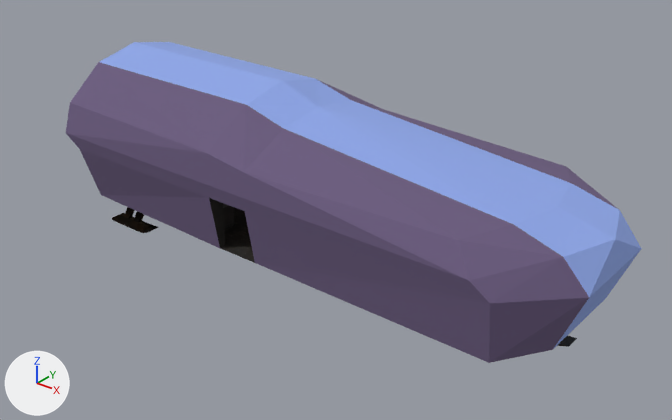
The glTF model ship/Ship2.glb: old version first, new version second.
One viewpoint serves both versions: a 50 mm lens placed at (50.1, -54.3, 35.8), pointed at (8.8, -2.7, 3.9). Lighting does not change. The marker at lower left points along +X, +Y and +Z. Where no turn or scale is listed for an object, it has been applied to the vertices. Vertices at the same position are counted once.

Objects in the first picture: 'Chassis', 'LandingGear.Front'.
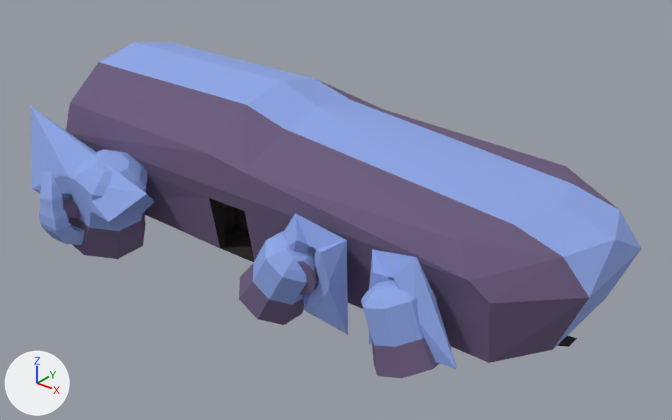
The change in detail:
Picture 'thrusters_albedo' (img_thrusters_albedo) is new.
Material 'ExteriorSecondary.001' (mat_exteriorsecondary_001) is new.
Its base color is (0.274, 0.386, 0.8) (blue #8fa7e7).
Its roughness is 1.0.
Material 'Thrusters' (mat_thrusters) is new.
Its texture is img_thrusters_albedo.
Its roughness is 1.0.
Material 'Exterior.001' (mat_exterior_001) is new.
Its base color is (0.145, 0.105, 0.208) (purple #6a5b7e).
Its roughness is 1.0.
me_cube_004 has 92 vertices, 168 faces and spans x -2.2..2.8, y -14.5..0.5, z -0.5..1.2.
me_cube_004 is used by ob_landinggear_front; location (-11.31, 7.0, -1.59).
me_cube_004 part 1: the loose piece of 46 vertices spanning x -2.2..2.8, y -14.5..-12.9, z -0.5..1.2 is deleted.
Mesh me_cube_009 is new.
It has 172 vertices, 336 faces and spans x -4.51..3.46, y -3.71..0.58, z -4.55..4.09.
Faces by material slot: [6, 110, 220].
It uses material mat_thrusters (picture img_thrusters_albedo).
It uses material mat_exteriorsecondary_001 (blue #8fa7e7).
It uses material mat_exterior_001 (purple #6a5b7e).
Mesh me_cube_010 is new.
It has 172 vertices, 336 faces and spans x -3.38..4.59, y -3.72..0.57, z -4.53..4.11.
Faces by material slot: [6, 220, 110].
It uses material mat_thrusters (picture img_thrusters_albedo).
It uses material mat_exterior_001 (purple #6a5b7e).
It uses material mat_exteriorsecondary_001 (blue #8fa7e7).
Mesh me_cube is new.
It has 170 vertices, 353 faces and spans x -7.06..7.11, y -7.87..1.52, z -2.84..6.88.
Faces by material slot: [3, 150, 200].
It uses material mat_thrusters (picture img_thrusters_albedo).
It uses material mat_exterior_001 (purple #6a5b7e).
It uses material mat_exteriorsecondary_001 (blue #8fa7e7).
Mesh me_cylinder_006 is new.
It has 72 vertices, 140 faces and spans x -2.3..3.56, y -2.43..3.51, z -4.31..2.05.
Faces by material slot: [54, 70, 16].
It uses material mat_thrusters (picture img_thrusters_albedo).
It uses material mat_exteriorsecondary_001 (blue #8fa7e7).
It uses material mat_exterior_001 (purple #6a5b7e).
Mesh me_cylinder_005 is new.
It has 72 vertices, 140 faces and spans x -3.96..2.3, y -2.43..3.51, z -4.42..2.06.
Faces by material slot: [54, 70, 16].
It uses material mat_thrusters (picture img_thrusters_albedo).
It uses material mat_exteriorsecondary_001 (blue #8fa7e7).
It uses material mat_exterior_001 (purple #6a5b7e).
Mesh me_cylinder is new.
It has 72 vertices, 140 faces and spans x -4.84..3.13, y -3.07..4.83, z -5.89..2.8.
Faces by material slot: [54, 70, 16].
It uses material mat_thrusters (picture img_thrusters_albedo).
It uses material mat_exteriorsecondary_001 (blue #8fa7e7).
It uses material mat_exterior_001 (purple #6a5b7e).
Object 'ThrusterMid.HighTech' (ob_thrustermid_hightech) is new; it shows me_cube_009.
Its location is (12.41, -8.7, 3.47).
Object 'ThrusterFront.HighTech' (ob_thrusterfront_hightech) is new; it shows me_cube_010.
Its location is (21.11, -8.7, 3.47).
Object 'ThrusterBack.HighTech' (ob_thrusterback_hightech) is new; it shows me_cube.
Its location is (-9.66, -8.7, 2.56).
Object 'ThrusterFront.Retro' (ob_thrusterfront_retro) is new; it shows me_cylinder_006.
Its location is (20.83, -11.36, 3.64).
Object 'ThrusterMid.Retro' (ob_thrustermid_retro) is new; it shows me_cylinder_005.
Its location is (11.51, -11.36, 3.64).
Object 'ThrusterBack.Retro' (ob_thrusterback_retro) is new; it shows me_cylinder.
Its location is (-8.0, -11.36, 4.22).

What differs and where, as boxes (x1, y1, x2, y2) in the pictures (672 x 420 px):
'ThrusterBack.HighTech', added (blue): after (31, 106, 155, 245)
    faces in mat_exteriorsecondary_001 (blue #8fa7e7): (31, 106, 155, 245)
    faces in mat_exterior_001 (purple #6a5b7e): (63, 197, 80, 218)
'ThrusterFront.Retro', added: after (361, 278, 440, 378)
    faces in mat_exteriorsecondary_001 (blue #8fa7e7): (361, 278, 424, 347)
    faces in mat_exterior_001 (purple #6a5b7e): (371, 338, 440, 378)
'ThrusterBack.Retro', added: after (68, 149, 148, 259)
    faces in mat_exteriorsecondary_001 (blue #8fa7e7): (72, 149, 148, 231)
    faces in mat_exterior_001 (purple #6a5b7e): (68, 212, 146, 259)
'ThrusterMid.HighTech', added (blue): after (282, 213, 348, 335)
    faces in mat_exteriorsecondary_001 (blue #8fa7e7): (282, 213, 348, 335)
    faces in mat_exterior_001 (purple #6a5b7e): (298, 261, 319, 295)
'ThrusterMid.Retro', added: after (239, 231, 317, 325)
    faces in mat_exteriorsecondary_001 (blue #8fa7e7): (253, 231, 317, 305)
    faces in mat_exterior_001 (purple #6a5b7e): (239, 264, 304, 325)
'ThrusterFront.HighTech', added (blue): after (369, 250, 457, 369)
    faces in mat_exteriorsecondary_001 (blue #8fa7e7): (369, 250, 457, 369)
'LandingGear.Front', reshaped (not visible afterwards): before (112, 207, 159, 233)
